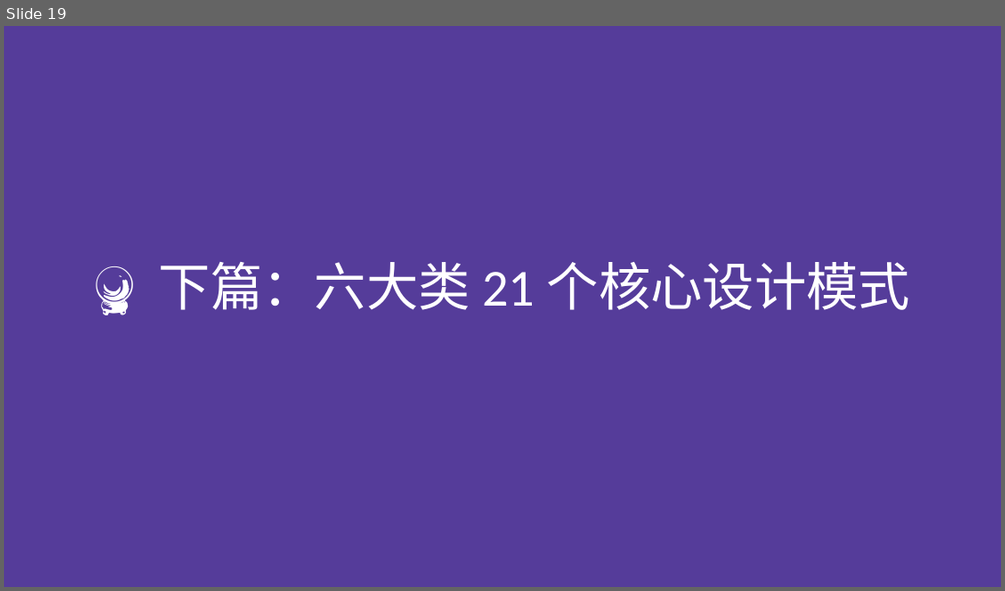
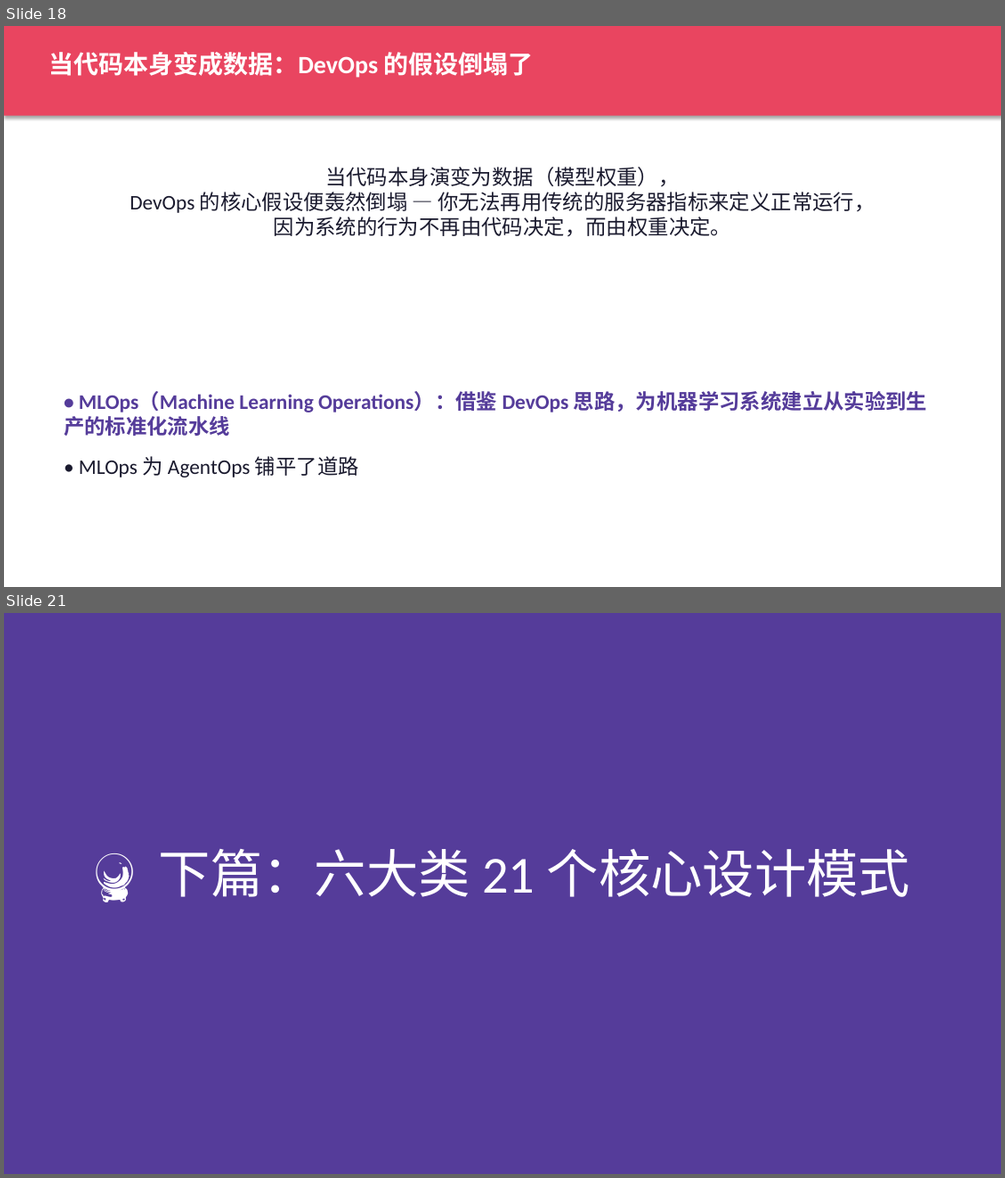
Before and after one commit to tanteng/blog, a slide deck: static/reports/agent-design-patterns-book-intro.pptx. Shown one above the other, each under a label of ours: slide 19 before the commit, slides 18 and 21 after it; the slides between them are not shown. The pictures are 1005x591 and 1005x1178 pixels, drawn with LibreOffice and Linux fonts; fonts in the diff are those of the drawing. Boxes give left, top, right and bottom in pixels: in the first picture for what was removed or moved away, otherwise in the second. Text is boxed around its words. In the diff, an @@ line names an element or a change of style, - is before the commit and + after.

```diff
--- a/static/reports/agent-design-patterns-book-intro.pptx
+++ b/static/reports/agent-design-patterns-book-intro.pptx
@@ slide 18 added at [4,26,1001,587], background #FFFFFF @@
@@ rectangle added at [4,26,1001,587], fill #FFFFFF @@
@@ rectangle added at [4,26,1001,116], fill #E94560 @@
@@ text added at [48,52,534,78], 24 pt, text #FFFFFF, bold @@
+当代码本身变成数据：DevOps 的假设倒塌了
@@ text added at [129,167,875,237], 20 pt, text #1A1A2E @@
+当代码本身演变为数据（模型权重），
+DevOps 的核心假设便轰然倒塌 — 你无法再用传统的服务器指标来定义正常运行，
+因为系统的行为不再由代码决定，而由权重决定。
@@ text added at [64,391,928,477], 20 pt, text #553C9A, bold @@
+• MLOps（Machine Learning Operations）：借鉴 DevOps 思路，为机器学习系统建立从实验到生产的标准化流水线
+• MLOps 为 AgentOps 铺平了道路
@@ what was slide 19 is now slide 21 @@
```
Also in this commit, not shown: 19 slides changed, 5 other slides added, 4 slides removed.
